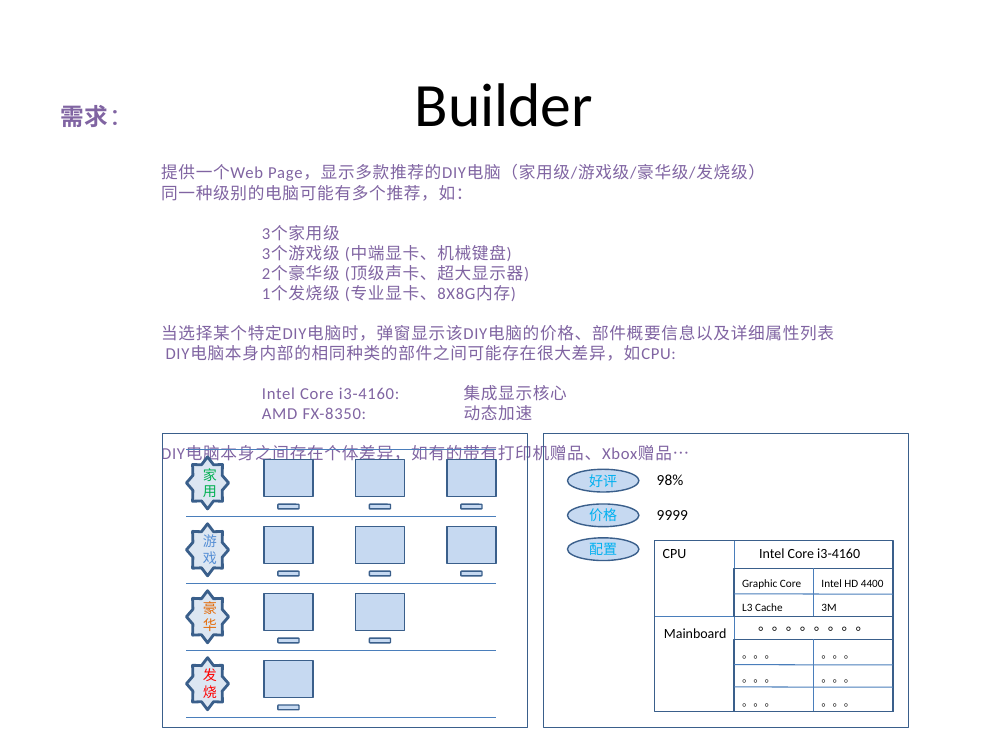
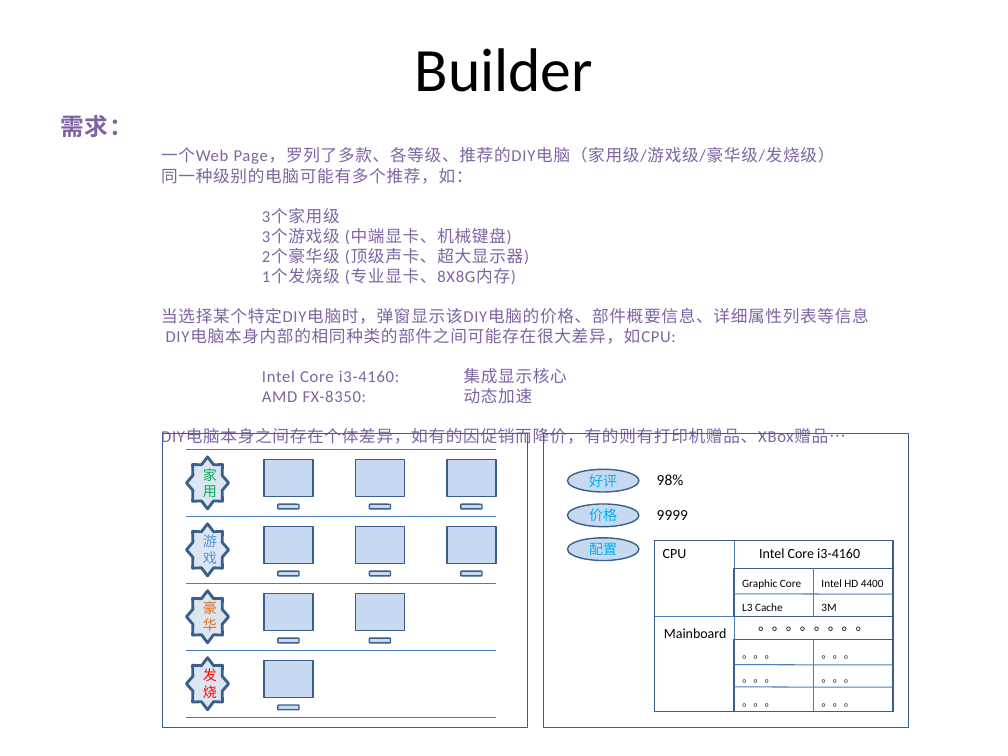
Before and after one commit to PlumpMath/DesignPattern-956, a slide deck: slide 6 of _Doc/DesignPattern.P2.Creational(Bulder).pptx. Drawn at 1008x756 pixels with LibreOffice and Linux fonts; fonts in the diff are those of the drawing. Boxes give left, top, right and bottom in pixels: in the first picture for what was removed or moved away, otherwise in the second. Text is boxed around its words. In the diff, an @@ line names an element or a change of style, - is before the commit and + after.

Commit message:
Updated Builder PPT.

```diff
--- a/_Doc/DesignPattern.P2.Creational(Bulder).pptx
+++ b/_Doc/DesignPattern.P2.Creational(Bulder).pptx
@@ title "Builder": place and size @@
-title "Builder" at <box>415,83,593,127</box>
+title "Builder" at <box>415,48,593,92</box>
@@ text at <box>60,115,132,137</box>: bold on in "需求：" @@
@@ text at <box>161,147,835,164</box>: text changed @@
-提供一个Web Page，显示多款推荐的DIY电脑（家用级/游戏级/豪华级/发烧级）
+一个Web Page，罗列了多款、各等级、推荐的DIY电脑（家用级/游戏级/豪华级/发烧级）
@@ text at <box>161,308,869,324</box>: text changed @@
-当选择某个特定DIY电脑时，弹窗显示该DIY电脑的价格、部件概要信息以及详细属性列表
+当选择某个特定DIY电脑时，弹窗显示该DIY电脑的价格、部件概要信息、详细属性列表等信息
@@ text at <box>161,428,846,446</box>: text changed @@
-DIY电脑本身之间存在个体差异，如有的带有打印机赠品、Xbox赠品…
+DIY电脑本身之间存在个体差异，如有的因促销而降价，有的则有打印机赠品、XBox赠品…
```
Also in this commit, not shown: 19 other slides changed.
